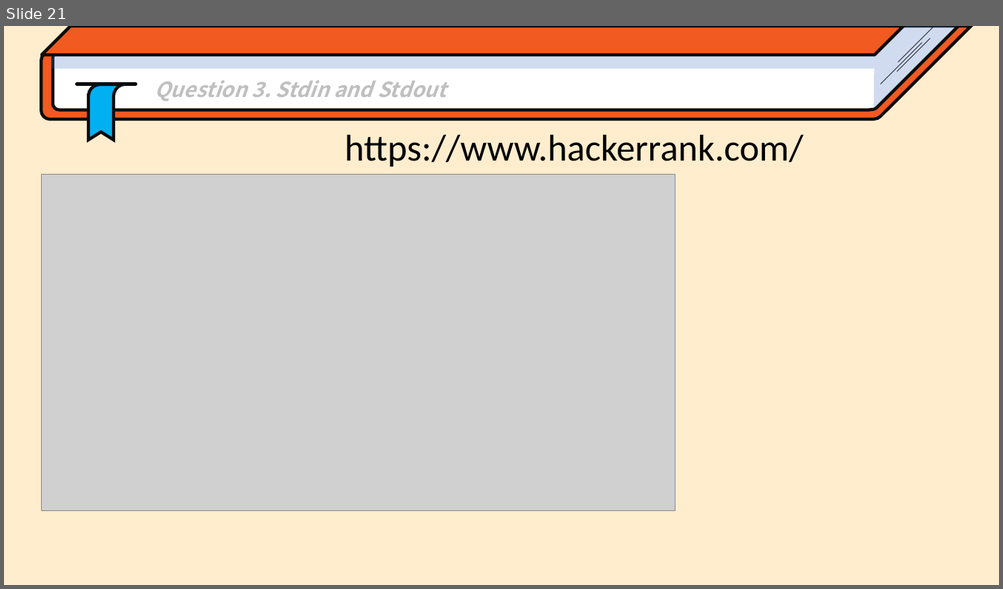
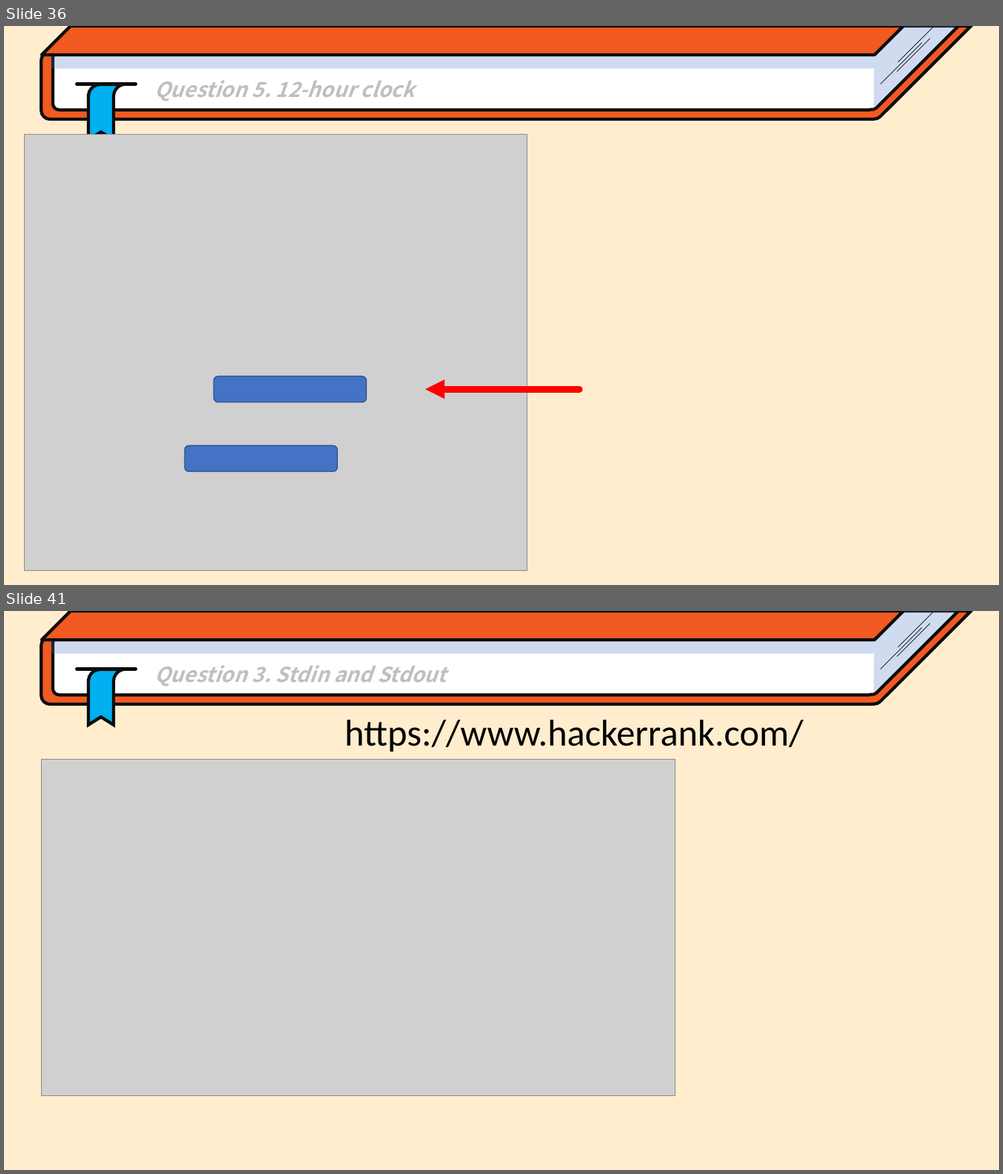
Before and after one commit to Park-Minjoo/ObjectOrientedProgramming_2023_JIU, a slide deck: Practice/Chap3/Chap3_If-statement.pptx. Shown one above the other, each under a label of ours: slide 21 before the commit, slides 36 and 41 after it; the slides between them are not shown. The pictures are 1003x589 and 1003x1174 pixels, drawn with LibreOffice and Linux fonts; fonts in the diff are those of the drawing; grey boxes stand for pictures. Boxes give left, top, right and bottom in pixels: in the first picture for what was removed or moved away, otherwise in the second. Text is boxed around its words. In the diff, an @@ line names an element or a change of style, - is before the commit and + after.

```diff
--- a/Practice/Chap3/Chap3_If-statement.pptx
+++ b/Practice/Chap3/Chap3_If-statement.pptx
@@ slide 36 added at (x1=4, y1=26, x2=999, y2=585), background #FFEDCD @@
@@ group added at (x1=41, y1=26, x2=971, y2=139): 4 freeform shapes, 4 lines, 1 parallelogram @@
@@ text added at (x1=154, y1=80, x2=415, y2=101), 20 pt, text #BFBFBF, bold, italic @@
+  Question 5. 12-hour clock
@@ picture added at (x1=24, y1=134, x2=528, y2=571) @@
@@ rounded rectangle added at (x1=213, y1=377, x2=367, y2=403), fill #4472C4, outline #325491 1 pt @@
@@ arrow added from (579, 389) to (426, 389), #FF0000 6.25 pt @@
@@ rounded rectangle added at (x1=185, y1=446, x2=338, y2=472), fill #4472C4, outline #325491 1 pt @@
@@ what was slide 21 is now slide 41 @@
```
Also in this commit, not shown: 19 other slides added, 1 other file.
